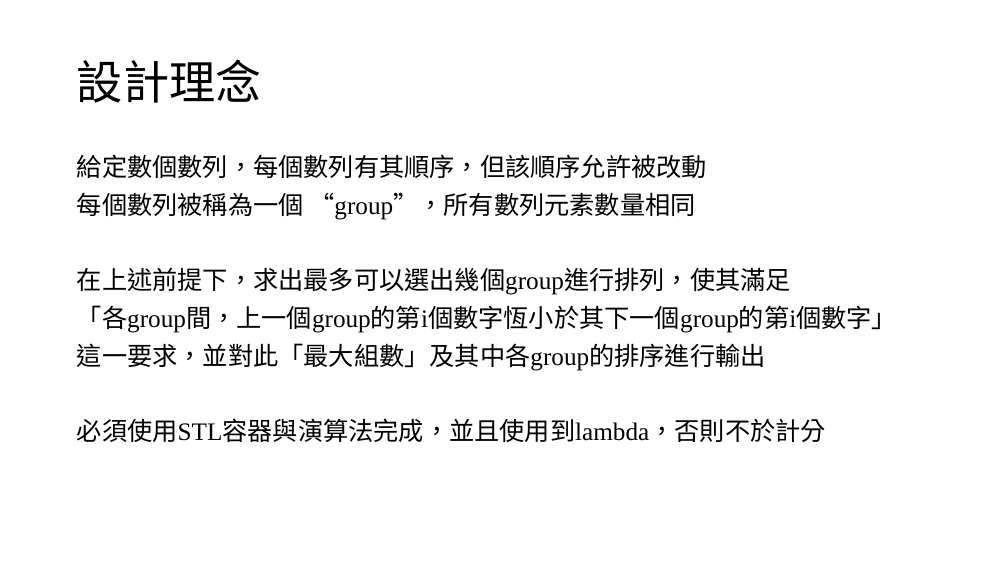
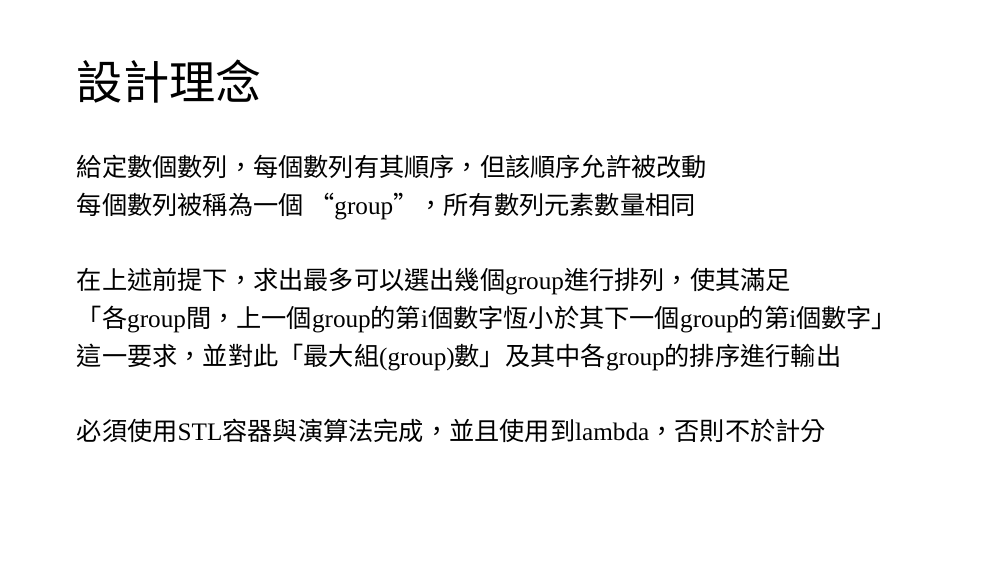
Before and after one commit to louisfghbvc/GenericProgrammingSTL, a slide deck: slide 2 of HW4 應用程式設計/說明.pptx. Drawn at 1008x567 pixels with LibreOffice and Linux fonts; fonts in the diff are those of the drawing. Boxes give left, top, right and bottom in pixels: in the first picture for what was removed or moved away, otherwise in the second. Text is boxed around its words. In the diff, an @@ line names an element or a change of style, - is before the commit and + after.

```diff
--- a/HW4 應用程式設計/說明.pptx
+++ b/HW4 應用程式設計/說明.pptx
@@ text at <box>77,343,841,371</box>: text changed @@
-這一要求，並對此「最大組數」及其中各group的排序進行輸出
+這一要求，並對此「最大組(group)數」及其中各group的排序進行輸出
```
Also in this commit, not shown: 5 other slides changed.
